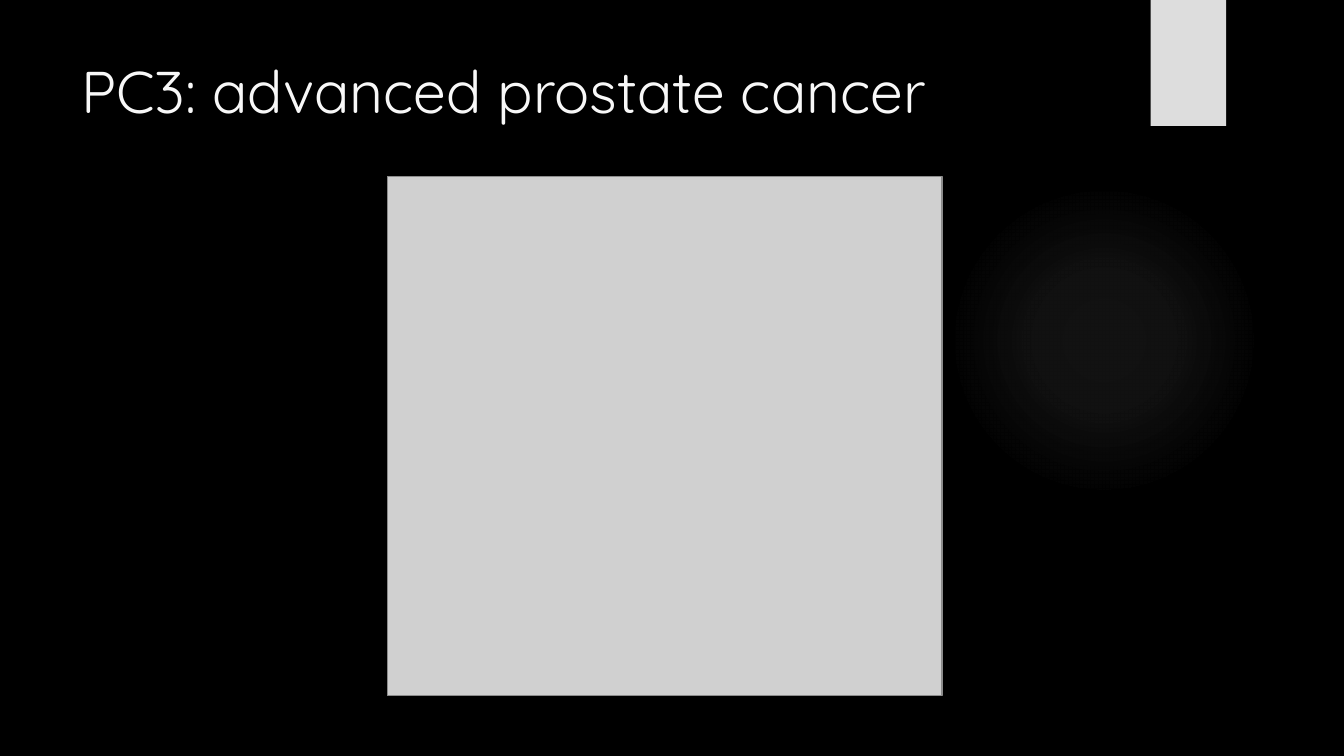
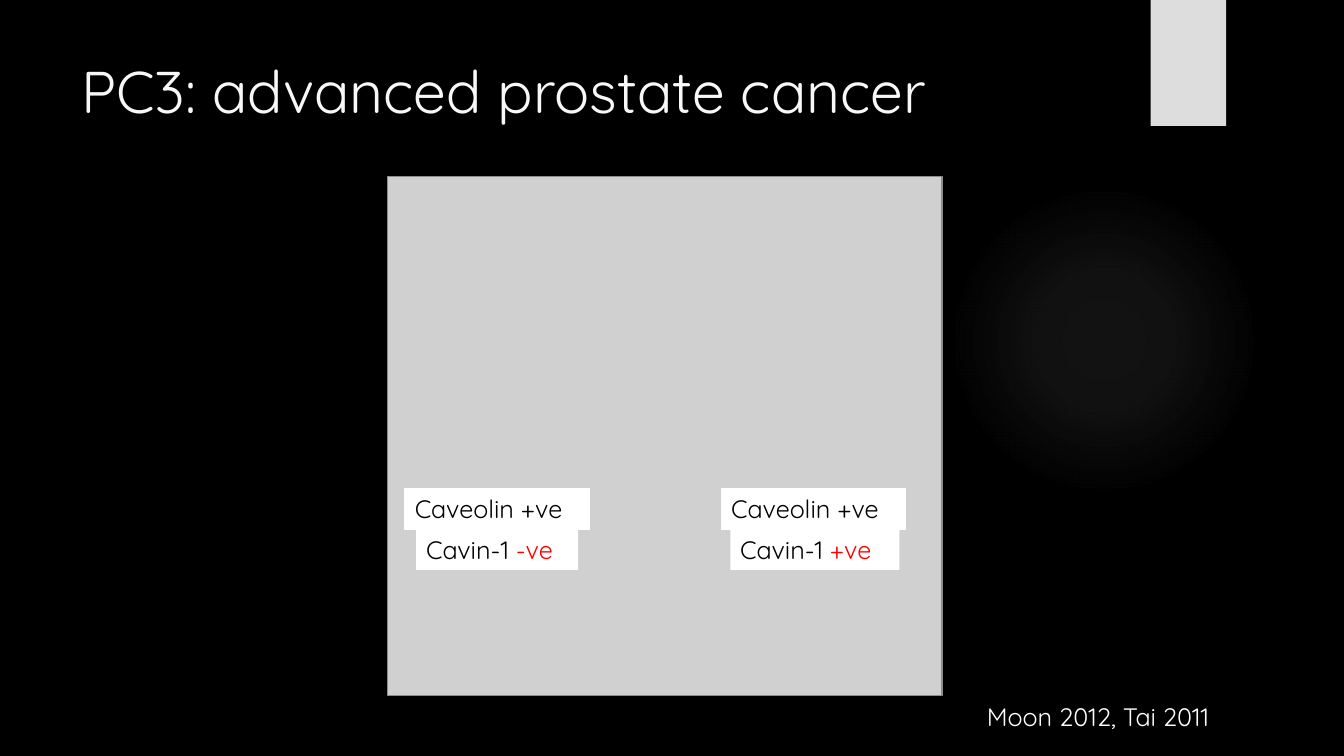
Before and after one commit to HarleyRobinson/Honours2, a slide deck: slide 4 of BackgroundInfo/CollCompBiol.pptx. Drawn at 1344x756 pixels with LibreOffice and Linux fonts; fonts in the diff are those of the drawing; grey boxes stand for pictures; background and template pictures are left out. Boxes give left, top, right and bottom in pixels: in the first picture for what was removed or moved away, otherwise in the second. Text is boxed around its words. In the diff, an @@ line names an element or a change of style, - is before the commit and + after.

```diff
--- a/BackgroundInfo/CollCompBiol.pptx
+++ b/BackgroundInfo/CollCompBiol.pptx
@@ rectangle added at (405, 489, 590, 529), fill #FFFFFF, outline #FFFFFF 0.75 pt, 18 pt, text #000000 @@
+Caveolin +ve
@@ rectangle added at (722, 489, 906, 529), fill #FFFFFF, outline #FFFFFF 0.75 pt, 18 pt, text #000000 @@
+Caveolin +ve
@@ rectangle added at (416, 529, 579, 570), fill #FFFFFF, 18 pt, text #000000 @@
+Cavin-1 -ve
@@ rectangle added at (731, 529, 900, 570), fill #FFFFFF, 18 pt, text #000000 @@
+Cavin-1 +ve
@@ text added at (987, 708, 1209, 729), 18 pt, text #FFFFFF @@
+Moon 2012, Tai 2011
```
Also in this commit, not shown: 5 other slides changed.
